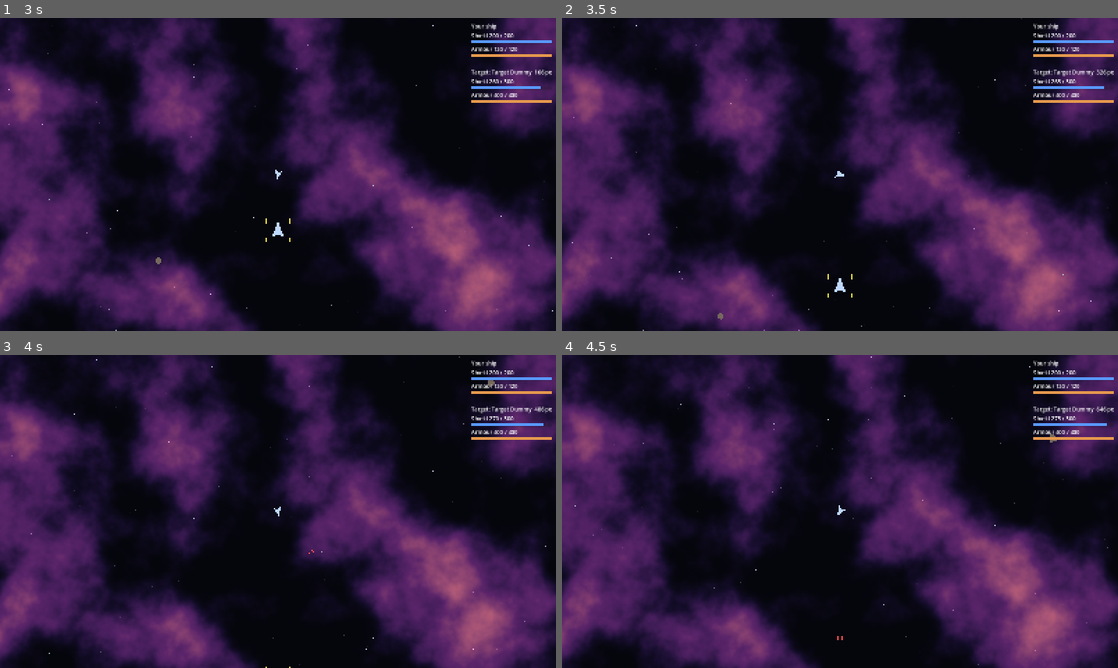
Above: before the commit, frames 1-4 (two rows, left to right).
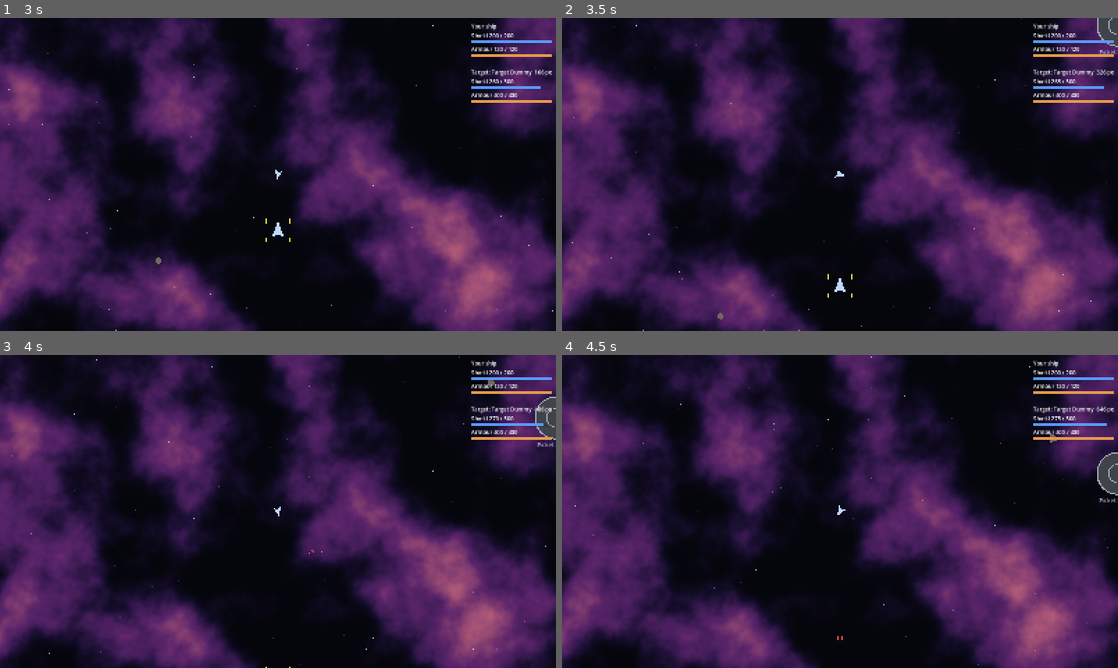
Above: after the commit, the same moments.

Repository: jarrad-h/Terminal_Velocity
Game: Godot game, scene res://scenes/system.tscn
The game is run twice, just before and just after one commit, with the same random seed, the same clock (stepped at 60 frames per second) and the same inputs.
Inputs:
- Up to frame 1 (3 s): tap Enter at 0.5 s; hold Space (fire_primary) 0.53-1.28 s; hold Up (thrust) 0.53-2.03 s; tap F (fire_secondary) at 1.35 s; hold Tab (target_cycle) 2.03-2.78 s; hold Left (turn_left) from 2.03 s (still down); tap R (target_nearest) at 2.85 s
- Up to frame 2 (3.5 s): keep holding Left (turn_left)
- Up to frame 3 (4 s): release Left (turn_left) at 3.53 s; hold Down (reverse) from 3.53 s (still down); hold Space (fire_primary) from 3.53 s (still down)
- Up to frame 4 (4.5 s): release Down (reverse) at 4.28 s; release Space (fire_primary) at 4.28 s; hold Right (turn_right) from 4.28 s (still down); tap F (fire_secondary) at 4.35 s

Frame 1 is identical in both runs. In frame 2, 0.3% of the frame differs, in the area x 96-100%, y 0-12%; in frame 3, 0.4%; in frame 4, 0.4%, in the area x 96-100%, y 31-48%.

Commit message:
S1 (placeholder): draw the system's star, planets and stations as named circles
Drawn from the system file's objects; redrawn on system switch and hot
reload. Landing and descriptions come in milestone 5.

Co-Authored-By: Claude Opus 5.5 <noreply@anthropic.com>
Claude-Session: https://claude.ai/code/session_013KYWppx9gL7PY4dFLZkH3u

Diff:
--- a/scenes/system.tscn
+++ b/scenes/system.tscn
@@ -6,6 +6,7 @@
 [ext_resource type="Script" path="res://scripts/world/follow_camera.gd" id="4_camera"]
 [ext_resource type="Script" path="res://scripts/ui/hud.gd" id="5_hud"]
 [ext_resource type="Script" path="res://scripts/ui/target_marker.gd" id="6_marker"]
+[ext_resource type="Script" path="res://scripts/world/system_objects.gd" id="7_objects"]
 
 [node name="SystemScene" type="Node2D"]
 script = ExtResource("1_system")
@@ -14,6 +15,9 @@
 script = ExtResource("2_backdrop")
 
 [node name="World" type="Node2D" parent="."]
+
+[node name="SystemObjects" type="Node2D" parent="World"]
+script = ExtResource("7_objects")
 
 [node name="LocalSpace" type="Node2D" parent="World"]
 script = ExtResource("3_local")
--- /dev/null
+++ b/scripts/world/system_objects.gd
@@ -0,0 +1,35 @@
+class_name SystemObjects
+extends Node2D
+## S1 (placeholder art): draws the system's star, planets and stations from
+## the system file as flat circles with names. Landing arrives in milestone 5.
+
+const LABEL_SIZE: int = 16
+const LABEL_COLOUR := Color(0.85, 0.9, 1.0, 0.9)
+
+var system: SystemDef = null
+
+
+func configure(p_system: SystemDef) -> void:
+	system = p_system
+	queue_redraw()
+
+
+func _draw() -> void:
+	if system == null:
+		return
+	var font: Font = ThemeDB.fallback_font
+	for obj: SystemObjectDef in system.objects:
+		var c: Vector2 = obj.position
+		match obj.type:
+			"star":
+				for i: int in 4:
+					draw_circle(c, obj.radius * (1.0 + 0.25 * (4 - i)), Color(obj.colour, 0.06))
+				draw_circle(c, obj.radius, obj.colour)
+			"station":
+				draw_circle(c, obj.radius, obj.colour.darkened(0.6))
+				draw_arc(c, obj.radius, 0.0, TAU, 48, obj.colour, 4.0)
+				draw_arc(c, obj.radius * 0.45, 0.0, TAU, 32, obj.colour, 3.0)
+			_:
+				draw_circle(c, obj.radius, obj.colour)
+				draw_arc(c, obj.radius, 0.0, TAU, 64, obj.colour.lightened(0.3), 2.0)
+		draw_string(font, c + Vector2(-150.0, obj.radius + 24.0), obj.name, HORIZONTAL_ALIGNMENT_CENTER, 300.0, LABEL_SIZE, LABEL_COLOUR)
--- a/scripts/world/system_scene.gd
+++ b/scripts/world/system_scene.gd
@@ -9,6 +9,7 @@
 
 @onready var backdrop: Backdrop = $Backdrop
 @onready var local_space: LocalSpace = $World/LocalSpace
+@onready var system_objects: SystemObjects = $World/SystemObjects
 @onready var world: Node2D = $World
 @onready var ships: Node2D = $World/Ships
 @onready var hud: Hud = $Hud
@@ -54,6 +55,7 @@
 		return false
 	system = next
 	backdrop.configure(system.backdrop)
+	system_objects.configure(system)
 	local_space.configure(system, float(DataRegistry.settings["local_space"]["chunk_size"]))
 	return true
 
Not shown, added: scripts/world/system_objects.gd.uid
